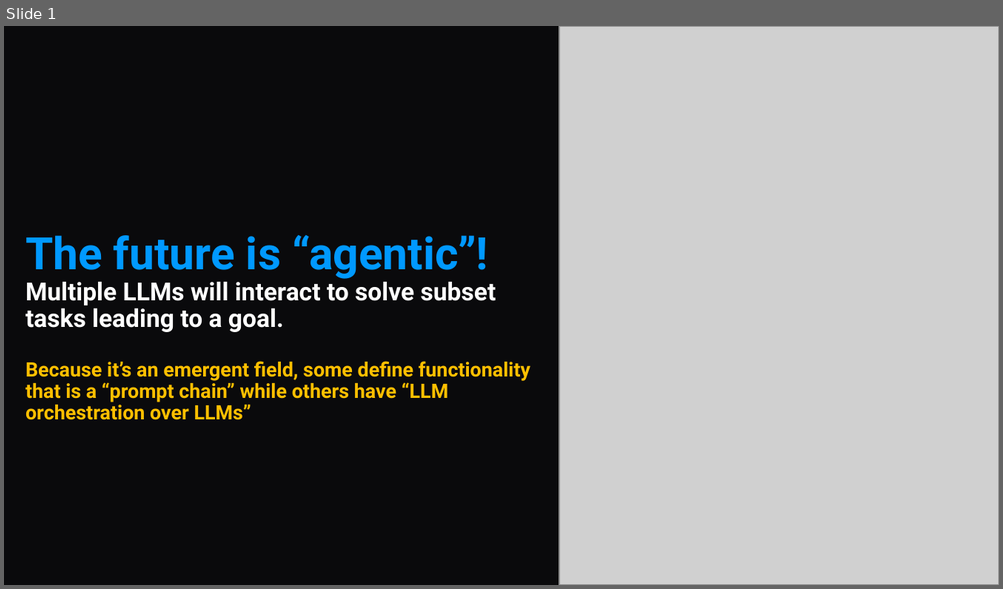
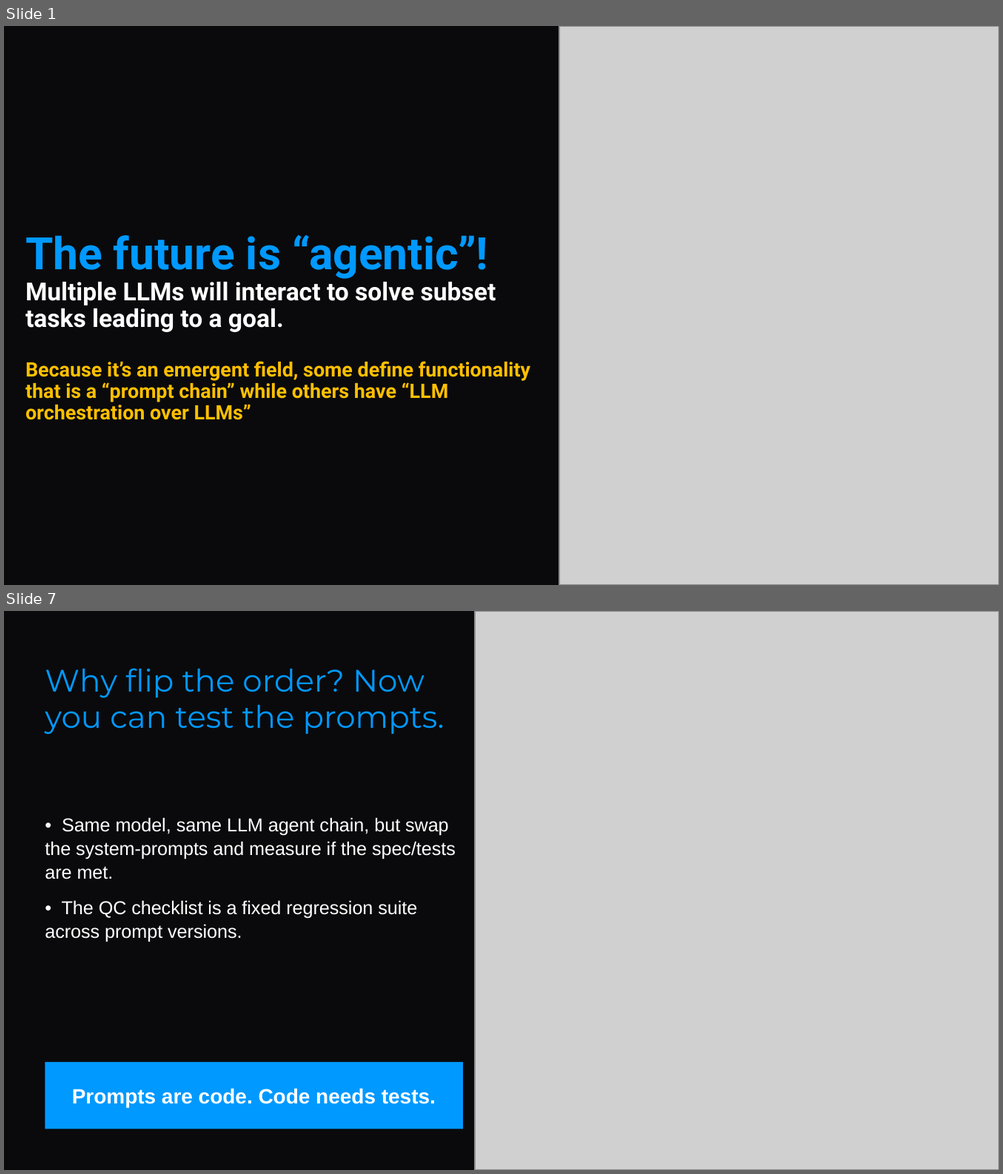
Before and after one commit to kwartler/GSERM_2025, a slide deck: lessons/Day5/B_Agents_LLMs_compressed.pptx. Shown one above the other, each under a label of ours: slide 1 before the commit, slides 1 and 7 after it; the slides between them are not shown. The pictures are 1003x589 and 1003x1174 pixels, drawn with LibreOffice and Linux fonts; fonts in the diff are those of the drawing; grey boxes stand for pictures. Boxes give left, top, right and bottom in pixels: in the first picture for what was removed or moved away, otherwise in the second. Text is boxed around its words. In the diff, an @@ line names an element or a change of style, - is before the commit and + after.

```diff
--- a/lessons/Day5/B_Agents_LLMs_compressed.pptx
+++ b/lessons/Day5/B_Agents_LLMs_compressed.pptx
@@ slide 7 added at (x1=4, y1=611, x2=999, y2=1170), background #0A0A0C @@
@@ picture added at (x1=475, y1=611, x2=999, y2=1170) @@
@@ text added at (x1=45, y1=668, x2=444, y2=735), 22.5 pt, text #0099FF @@
+Why flip the order? Now you can test the prompts.
@@ text added at (x1=45, y1=817, x2=455, y2=943), 13.5 pt, text #FFFFFF @@
+• Same model, same LLM agent chain, but swap the system-prompts and measure if the spec/tests are met.
+• The QC checklist is a fixed regression suite across prompt versions.
@@ rectangle added at (x1=45, y1=1062, x2=463, y2=1130), fill #0099FF, 15 pt, text #FFFFFF, bold @@
+Prompts are code. Code needs tests.
```
Also in this commit, not shown: 3 slides changed, 5 other slides added, 1 slide removed, 22 other files.
